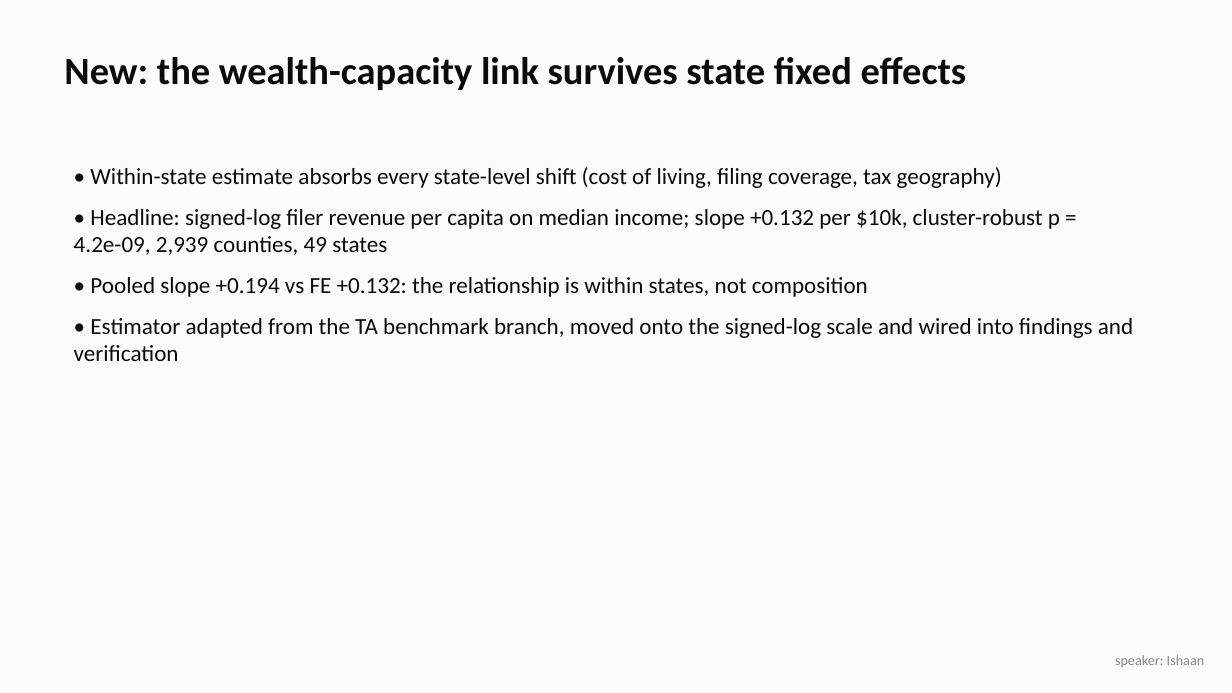
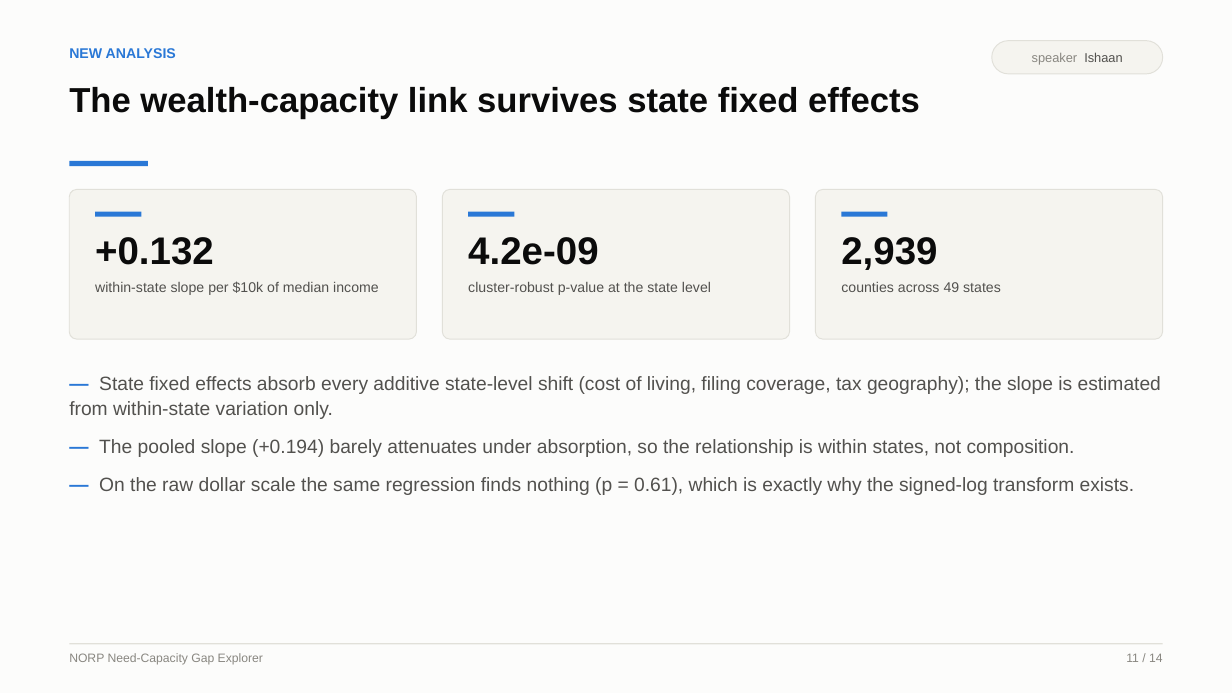
Before and after one commit to ishaanbhardwaj2003/NORP-Food-Assistance-Need-Capacity-Gap-Explorer, a slide deck: slide 11 of presentation/NORP_Final_Presentation.pptx. Drawn at 1232x693 pixels with LibreOffice and Linux fonts; fonts in the diff are those of the drawing. Boxes give left, top, right and bottom in pixels: in the first picture for what was removed or moved away, otherwise in the second. Text is boxed around its words. In the diff, an @@ line names an element or a change of style, - is before the commit and + after.

```diff
--- a/presentation/NORP_Final_Presentation.pptx
+++ b/presentation/NORP_Final_Presentation.pptx
@@ text added at bbox=[69, 48, 176, 58], 11 pt, text #2A78D6, bold @@
+NEW ANALYSIS
@@ rounded rectangle "speaker Ishaan": place and size @@
-rounded rectangle "speaker Ishaan" at bbox=[1115, 655, 1204, 667]
+rounded rectangle "speaker Ishaan" at bbox=[992, 41, 1163, 74]
@@ rounded rectangle "speaker Ishaan" at bbox=[992, 41, 1163, 74]: vertical alignment top to middle; fill none to #F5F4EF; outline none to #E1E0D9 0.75 pt @@
@@ text in rounded rectangle at bbox=[1032, 52, 1122, 65]: text changed; size 11 to 10 pt; font Calibri to Arial @@
-speaker: Ishaan
+speaker Ishaan
@@ text at bbox=[69, 87, 920, 119]: text changed; size 30 to 27 pt; font Calibri to Arial @@
-New: the wealth-capacity link survives state fixed effects
+The wealth-capacity link survives state fixed effects
@@ rectangle added at bbox=[69, 161, 148, 166], fill #2A78D6 @@
@@ rounded rectangle added at bbox=[69, 189, 417, 339], fill #F5F4EF, outline #E1E0D9 0.75 pt @@
@@ rounded rectangle added at bbox=[443, 189, 790, 339], fill #F5F4EF, outline #E1E0D9 0.75 pt @@
@@ rounded rectangle added at bbox=[816, 189, 1164, 339], fill #F5F4EF, outline #E1E0D9 0.75 pt @@
@@ rectangle added at bbox=[95, 212, 141, 217], fill #2A78D6 @@
@@ text added at bbox=[95, 237, 214, 265], 30 pt, text #0B0B0B, bold @@
++0.132
@@ text added at bbox=[468, 237, 598, 265], 30 pt, text #0B0B0B, bold @@
+4.2e-09
@@ rectangle added at bbox=[469, 212, 515, 217], fill #2A78D6 @@
@@ text added at bbox=[841, 237, 937, 270], 30 pt, text #0B0B0B, bold @@
+2,939
@@ rectangle added at bbox=[842, 212, 888, 217], fill #2A78D6 @@
@@ text added at bbox=[95, 281, 379, 295], 11 pt, text #52514E @@
+within-state slope per $10k of median income
@@ text added at bbox=[468, 282, 711, 295], 11 pt, text #52514E @@
+cluster-robust p-value at the state level
@@ text added at bbox=[841, 282, 1001, 292], 11 pt, text #52514E @@
+counties across 49 states
@@ text at bbox=[69, 376, 1161, 495]: text changed; size 18 to 15 pt; font Calibri to Arial; text colour #0B0B0B to #52514E @@
-• Within-state estimate absorbs every state-level shift (cost of living, filing coverage, tax geography)
-• Headline: signed-log filer revenue per capita on median income; slope +0.132 per $10k, cluster-robust p = 4.2e-09, 2,939 counties, 49 states
-• Pooled slope +0.194 vs FE +0.132: the relationship is within states, not composition
-• Estimator adapted from the TA benchmark branch, moved onto the signed-log scale and wired into findings and verification
+— State fixed effects absorb every additive state-level shift (cost of living, filing coverage, tax geography); the slope is estimated from within-state variation only.
+— The pooled slope (+0.194) barely attenuates under absorption, so the relationship is within states, not composition.
+— On the raw dollar scale the same regression finds nothing (p = 0.61), which is exactly why the signed-log transform exists.
@@ rectangle added at bbox=[69, 643, 1163, 644], fill #E1E0D9 @@
@@ text added at bbox=[69, 653, 263, 665], 9.5 pt, text #898781 @@
+NORP Need-Capacity Gap Explorer
@@ text added at bbox=[1126, 653, 1163, 662], 9.5 pt, text #898781 @@
+11 / 14
```
Also in this commit, not shown: 7 other slides changed, 6 slides added, 6 slides removed, 1 other file.
